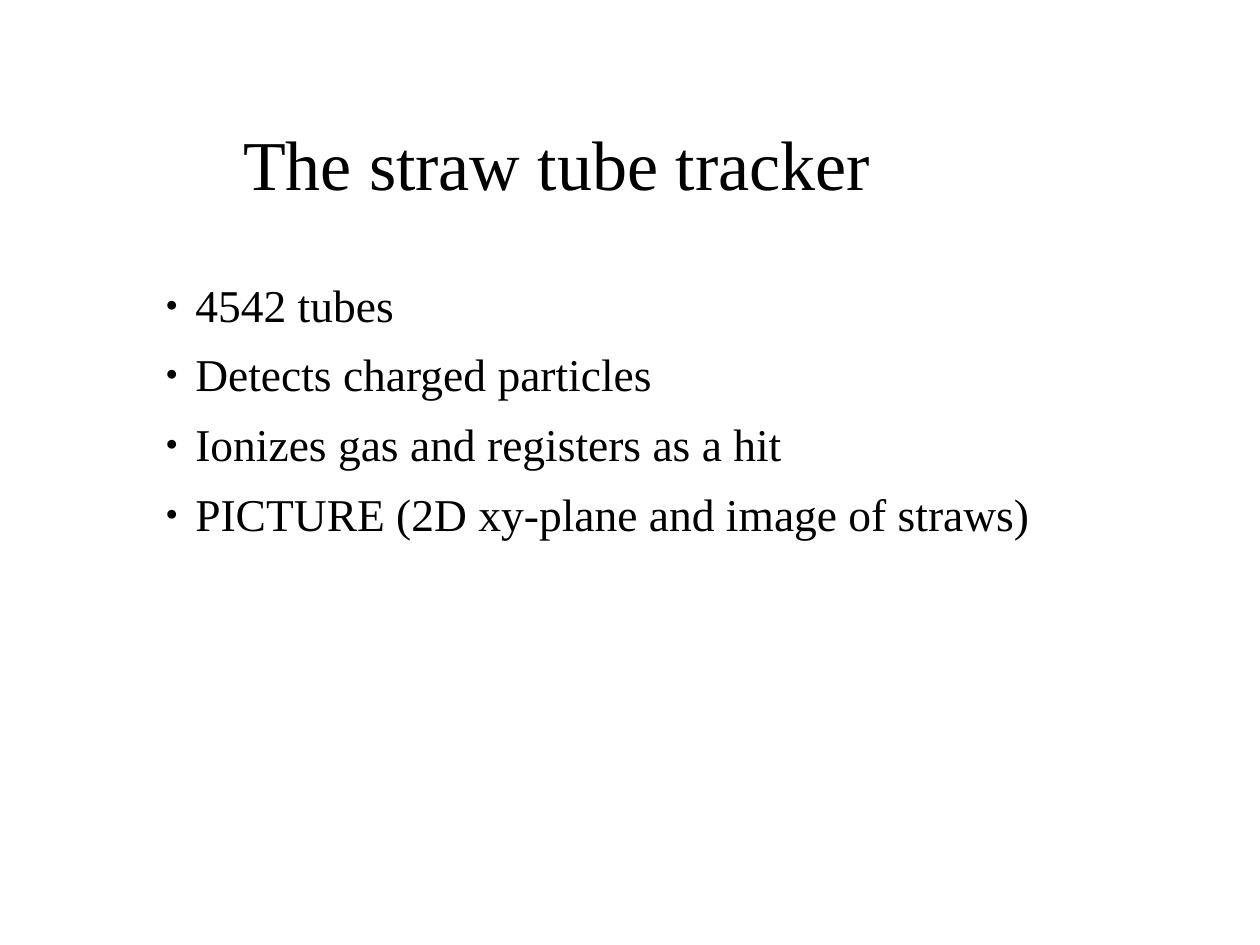
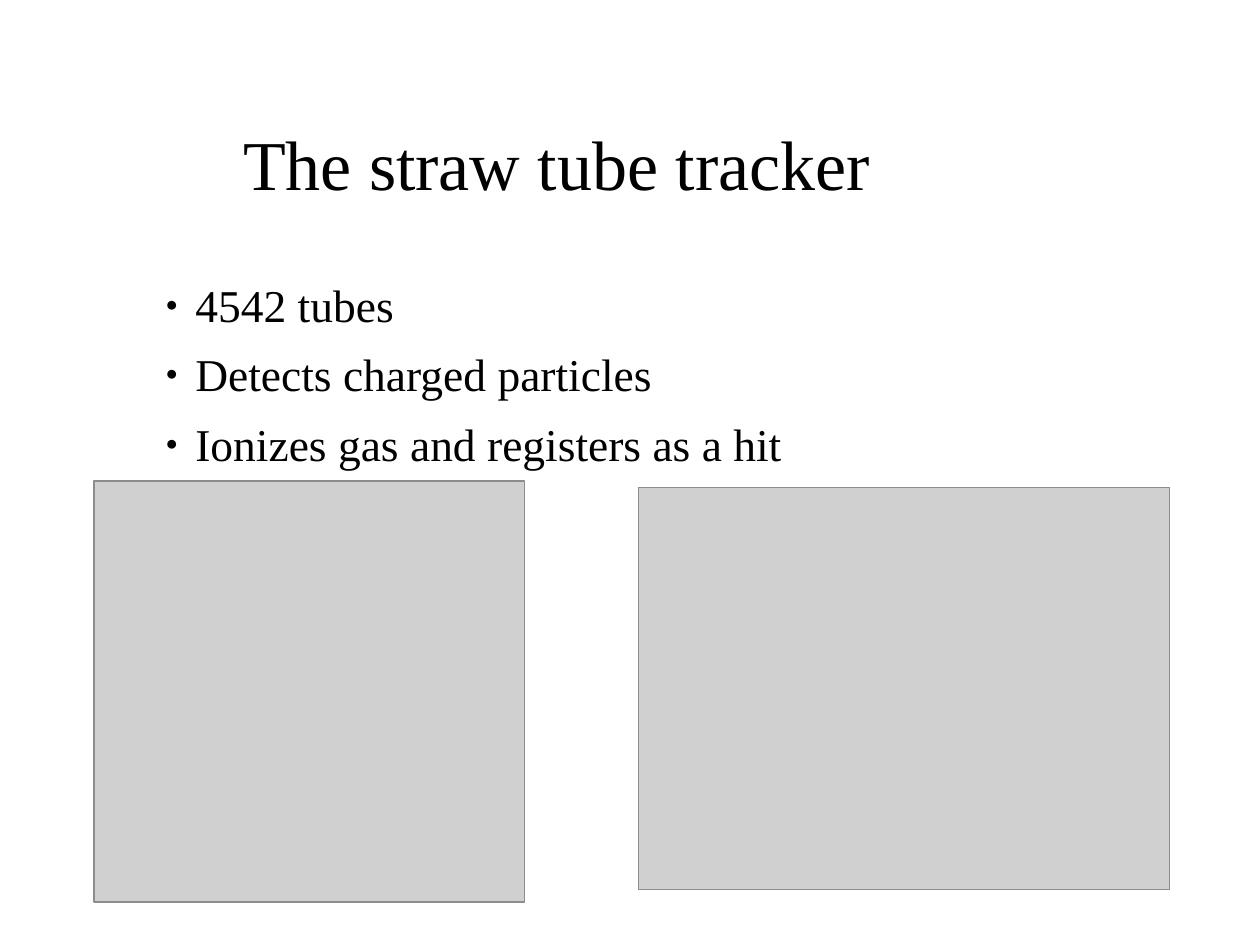
Before and after one commit to aaaaarvi/Projektarbete17, a slide deck: slide 4 of presentation/presentation.odp. Drawn at 1260x945 pixels with LibreOffice and Linux fonts; fonts in the diff are those of the drawing; grey boxes stand for pictures; background and template pictures are left out. Boxes give left, top, right and bottom in pixels: in the first picture for what was removed or moved away, otherwise in the second. Text is boxed around its words. In the diff, an @@ line names an element or a change of style, - is before the commit and + after.

Commit message:
added images to presentation

```diff
--- a/presentation/presentation.odp
+++ b/presentation/presentation.odp
@@ picture added at <box>94,481,525,902</box> @@
@@ text at <box>195,499,1029,540</box>: paragraph removed @@
-● PICTURE (2D xy-plane and image of straws)
@@ picture added at <box>639,488,1169,890</box> @@
```
Also in this commit, not shown: 4 other slides changed, 3 slides added, 2 slides removed, 17 other files.
